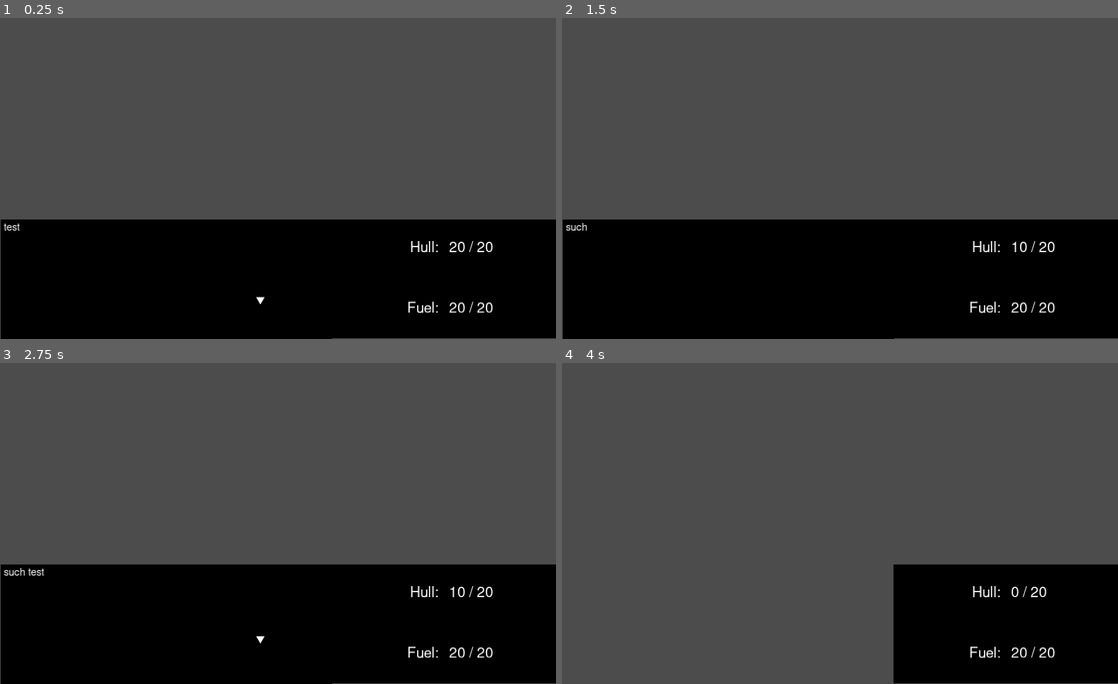
Above: before the commit, frames 1-4 (two rows, left to right).
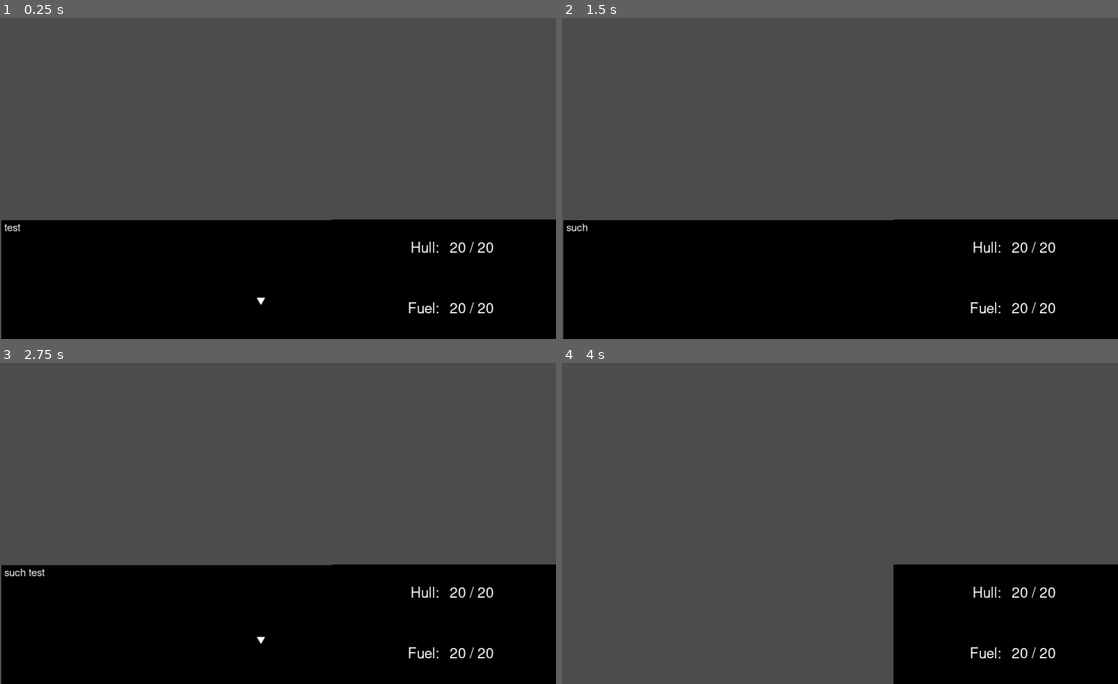
Above: after the commit, the same moments.

Repository: silverweed/ggj20
Game: Godot game, scene res://levels/Level.tscn
Same seed, same stepped clock (60 frames per second), same inputs: the game is played once before the commit and once after it.
Inputs:
- Up to frame 1 (0.25 s): no input
- Up to frame 2 (1.5 s): hold Z (advance_text) 0.53-1.28 s; tap Z (advance_text) at 1.35 s
- Up to frame 3 (2.75 s): click "OK, COOL STORY BRO" at 2 s
- Up to frame 4 (4 s): tap Enter at 2.75 s; hold Z (advance_text) 2.78-3.53 s; tap Space at 3.5 s; tap Z (advance_text) at 3.6 s

The runs differ from the first frame. In frame 1, 0.8% of the frame differs, in the area x 0-100%, y 62-100%; in frame 2, 0.8%; in frame 3, 0.8%; in frame 4, 0.6%.

Commit message:
add event parser

Diff:
--- /dev/null
+++ b/EventTypes.gd
@@ -0,0 +1,18 @@
+class_name EventTypes
+
+class Event:
+	var title: String
+	var description: String
+	var choices = [] # [Choice]
+
+
+class Event_Choice:
+	var description: String
+	var outcomes = [] # [Outcome]
+
+
+class Event_Outcome:
+	# An expression like "50 + speed * 2 - luck"
+	# Empty means "whatever % remains after subtracting all others"
+	var chance_expr: String
+	var linked_event: String
--- a/GameManager.gd
+++ b/GameManager.gd
@@ -8,6 +8,8 @@
 
 func _ready():
 	globals.events.load_events("events.txt")
+	EventParser.compute_chance_expr("3 + hull*2-3*fuel", Globals.stats_cur)
+	EventParser.compute_chance_expr("10*5", Globals.stats_cur)
 
 
 func _process(delta):
--- a/Globals.gd
+++ b/Globals.gd
@@ -7,13 +7,13 @@
 const FUEL_MAX = 20
 
 var stats_cur = {
-	"Hull": HULL_MAX,
-	"Fuel": FUEL_MAX
+	"hull": HULL_MAX,
+	"fuel": FUEL_MAX
 }
 
 var stats_max = {
-	"Hull": HULL_MAX,
-	"Fuel": FUEL_MAX
+	"hull": HULL_MAX,
+	"fuel": FUEL_MAX
 }
 
 var events: EventsDB
@@ -28,17 +28,40 @@
 
 
 func set_stat(name: String, value: int):
+	name = name.to_lower()
 	assert(stats_cur.has(name), "Inexisting stat " + name + "!")
-	assert(stats_max.has(name), "Inexisting stat " + name + "!")
 
 	stats_cur[name] = clamp(value, 0, stats_max[name])
 	emit_signal("stat_changed", name, value)
 
 
 func get_stat(name: String) -> int:
+	name = name.to_lower()
 	assert(stats_cur.has(name), "Inexisting stat " + name + "!")
+	return stats_cur[name]
+
+
+func add_stat_max(name: String, value: int):
+	set_stat_max(name, get_stat_max(name) + value)
+
+
+func set_stat_max(name: String, value: int):
+	name = name.to_lower()
 	assert(stats_max.has(name), "Inexisting stat " + name + "!")
-	return stats_cur[name]
+
+	stats_max[name] = value
+
+	# Ensure stat cur is not above max
+	var prev_stat = stats_cur[name]
+	stats_cur[name] = clamp(prev_stat, 0, stats_max[name])
+	if stats_cur[name] != prev_stat:
+		emit_signal("stat_changed", name, stats_cur[name])
+
+
+func get_stat_max(name: String) -> int:
+	name = name.to_lower()
+	assert(stats_max.has(name), "Inexisting stat " + name + "!")
+	return stats_max[name]
 
 
 enum Gameover_State {
@@ -48,10 +71,10 @@
 }
 
 func check_gameover():
-	if stats_cur["Hull"] <= 0:
+	if stats_cur["hull"] <= 0:
 		return Gameover_State.Hull_Depleted
 
-	if stats_cur["Fuel"] <= 0:
+	if stats_cur["fuel"] <= 0:
 		return Gameover_State.Fuel_Depleted
 
 	return Gameover_State.Not_Game_Over
--- /dev/null
+++ b/events/EventParser.gd
@@ -0,0 +1,317 @@
+class_name EventParser
+
+static func parse_all_events(file: File): # -> Dict(name -> Event)
+	var events = {}
+	# Format:
+	#   event event_name # comment is ignored
+	#   title Event Title (more than 1 word allowed)
+	#   ---
+	#   event description (multiline allowed)
+	#   ---
+	#   > Choice A
+	#     [expr] outcome_1
+	#     ...
+	#     []     outcome_N
+	#   > ...
+	#   end
+	# ...repeats
+	var cur_event: EventTypes.Event = null
+	var cur_event_key = ""
+	var started_desc = false
+	var desc = ""
+	var cur_choice: EventTypes.Event_Choice = null
+	while !file.eof_reached():
+		var line = file.get_line()
+
+		if started_desc:
+			if line.begins_with("---"):
+				started_desc = false
+				cur_event.description = desc
+				desc = ""
+			else:
+				desc += line + "\n"
+			continue
+
+		var noncomment_comment = line.split("#", true, 2)
+		line = noncomment_comment[0].strip_edges()
+
+		if line.begins_with("event"):
+			if cur_event != null:
+				print("[syntax_error] previous event wasn't ended when read 'event'")
+				break
+			cur_event = EventTypes.Event.new()
+			cur_event_key = line.trim_prefix("event").strip_edges()
+
+		elif line.begins_with("title"):
+			if cur_event == null:
+				print("[syntax_error] found 'title' not belonging to any event")
+				break
+			cur_event.title = line.trim_prefix("title").strip_edges()
+
+		elif line.begins_with("---"):
+			assert(!started_desc)
+			if cur_event.description.length() > 0:
+				print("[syntax_error] event description started more than once")
+				break
+			started_desc = true
+
+		elif line.begins_with(">"):
+			if cur_choice != null:
+				cur_event.choices.push_back(cur_choice)
+			cur_choice = EventTypes.Event_Choice.new()
+			cur_choice.description = line.trim_prefix(">").strip_edges()
+
+		elif line.begins_with("["):
+			if cur_choice == null:
+				print("[syntax_error] found outcome line outside a choice")
+				break
+			line = line.trim_prefix("[")
+			var tokens = line.split("]")
+			if tokens.size() != 2:
+				print("[syntax_error] invalid line [", line)
+				break
+
+			var outcome = EventTypes.Event_Outcome.new();
+			outcome.chance_expr = tokens[0].trim_suffix("]").strip_edges()
+			outcome.linked_event = tokens[1].strip_edges()
+			cur_choice.outcomes.push_back(outcome)
+
+		elif line == "end":
+			if cur_choice != null:
+				cur_event.choices.push_back(cur_choice)
+			events[cur_event_key] = cur_event
+			cur_event = null
+			cur_event_key = ""
+			cur_choice = null
+
+
+	if cur_event != null:
+		print("[warning] Not all events were parsed correctly.")
+
+	return events
+
+
+# stats: { String => int }
+# returns: a number obtained by parsing the expression, which represents
+# a 100-based percentage
+static func compute_chance_expr(chance_expr: String, stats) -> float:
+	# chance_expr can contain:
+	#   number
+	#   ident (stat name)
+	#   operator (+ - *)
+	# operators have their usual precedence.
+	print("parsing ", chance_expr)
+	var tokens = tokenize_chance_expr(chance_expr)
+#	debug_print_tokens(tokens)
+
+	# FIRST PASS: process mul
+	var cur = 0
+	var left = NAN
+	# list of semi-processed tokens
+	var partial = []
+	var cur_op = null
+	var state = Parser_State.Start
+	while cur < len(tokens):
+		var token = tokens[cur]
+
+		match state:
+			Parser_State.Start:
+				if is_op(token.type):
+					print("[syntax_error] unexpected operator ", token.value, " in stream")
+					return 0.0
+
+				left = parse_val(token, stats)
+				state = Parser_State.WantOp
+
+			Parser_State.WantOp:
+				if !is_op(token.type):
+					print("[syntax_error] expected operator but got ", token.value, " instead")
+					return 0.0
+
+				if token.type == Token_Type.Mul:
+					cur_op = token.type
+					state = Parser_State.WantNotOp
+				else:
+					partial.push_back(Token.new(Token_Type.Num, left))
+					partial.push_back(token)
+					state = Parser_State.Start
+
+			Parser_State.WantNotOp:
+				if is_op(token.type):
+					print("[syntax_error] unexpected operator ", token.value, " in stream")
+					return 0.0
+
+				var val = parse_val(token, stats)
+				left *= val
+				state = Parser_State.WantOp
+
+		cur += 1
+
+	if state == Parser_State.WantNotOp:
+		print("[syntax_error] incomplete expression ", chance_expr)
+		return 0.0
+	else:
+		partial.push_back(Token.new(Token_Type.Num, left))
+
+#	print("partial:")
+#	debug_print_tokens(partial)
+
+	# SECOND PASS: process + and -
+	cur = 0
+	cur_op = null
+	state = Parser_State.Start
+	while cur < len(partial):
+		var token = partial[cur]
+
+		match state:
+			Parser_State.Start:
+				if is_op(token.type):
+					print("[syntax_error] unexpected operator ", token.value, " in stream")
+					return 0.0
+
+				left = parse_val(token, stats)
+				state = Parser_State.WantOp
+
+			Parser_State.WantOp:
+				if !is_op(token.type):
+					print("[syntax_error] expected operator but got ", token.value, " instead")
+					return 0.0
+
+				assert(token.type != Token_Type.Mul)
+				cur_op = token.type
+				state = Parser_State.WantNotOp
+
+			Parser_State.WantNotOp:
+				if is_op(token.type):
+					print("[syntax_error] unexpected operator ", token.value, " in stream")
+					return 0.0
+
+				var val = parse_val(token, stats)
+				match cur_op:
+					Token_Type.Plus:
+						left += val
+					Token_Type.Minus:
+						left -= val
+				state = Parser_State.WantOp
+
+		cur += 1
+
+	if state == Parser_State.WantNotOp:
+		print("[syntax_error] incomplete expression ", chance_expr)
+		return 0.0
+
+	print("final: ", left)
+
+	return clamp(left, 0.0, 100.0)
+
+
+static func is_op(token_type) -> bool:
+	return token_type == Token_Type.Plus || \
+		token_type == Token_Type.Minus || \
+		token_type == Token_Type.Mul
+
+
+static func parse_val(token: Token, stats) -> float:
+	if token.type == Token_Type.Ident:
+		print("[note] ", token.value, " = ", stats[token.value])
+		return stats[token.value]
+	elif token.type == Token_Type.Num:
+		return token.value
+	else:
+		assert(false)
+		return 0.0
+
+
+enum Parser_State {
+	Start,
+	WantOp,
+	WantNotOp
+}
+
+enum Token_Type {
+	Num, Ident, Plus, Minus, Mul
+}
+
+class Token:
+	var type # Token_Type
+	var value
+
+	func _init(ty, val = null):
+		self.type = ty
+		self.value = val
+
+
+static func tokenize_chance_expr(chance_expr: String): # -> [Token]
+	var tokens = [] # [Token]
+	var cur: int = 0
+	var leng: int = chance_expr.length()
+	while cur < leng:
+		var ch = chance_expr[cur]
+
+		if ch.is_valid_float():
+			var ret = parse_num(chance_expr, cur)
+			tokens.push_back(Token.new(Token_Type.Num, ret[0]))
+			cur += ret[1]
+
+		elif ch == '+':
+			tokens.push_back(Token.new(Token_Type.Plus, "+"))
+			cur += 1
+		elif ch == '-':
+			tokens.push_back(Token.new(Token_Type.Minus, "-"))
+			cur += 1
+		elif ch == '*':
+			tokens.push_back(Token.new(Token_Type.Mul, "*"))
+			cur += 1
+
+		elif ch == ' ' or ch == '\t' or ch == '\n' or ch == '\r':
+			cur += 1
+
+		else:
+			var ret = parse_ident(chance_expr, cur)
+			tokens.push_back(Token.new(Token_Type.Ident, ret[0]))
+			cur += ret[1]
+
+	return tokens
+
+
+# returns [parsed_num, cursor advance]
+static func parse_num(s: String, cur: int):
+	var accum = float(s[cur])
+	var adv = 1
+	while cur + adv < s.length():
+		var ch = s[cur + adv]
+		if !ch.is_valid_float():
+			break
+
+		accum *= 10
+		accum += float(ch)
+		adv += 1
+
+	return [accum, adv]
+
+
+# returns [parsed_ident, cursor advance]
+static func parse_ident(s: String, cur: int):
+	var ident = s[cur]
+	var adv = 1
+	while cur + adv < s.length():
+		var ch = s[cur + adv]
+		if " \t\n\r+-*".find(ch) >= 0:
+			break
+
+		ident += ch
+		adv += 1
+
+	return [ident, adv]
+
+
+static func debug_print_tokens(tokens):
+	var names = [
+		"TOK_NUM",
+		"TOK_IDENT",
+		"TOK_PLUS",
+		"TOK_MINUS",
+		"TOK_MUL"
+	]
+	for token in tokens:
+		print(names[token.type], " ", token.value)
--- a/events/EventsDB.gd
+++ b/events/EventsDB.gd
@@ -1,9 +1,6 @@
 class_name EventsDB
 extends Node
 
-class Event:
-	var title: String
-	var description: String
 
 var events = {}
 
@@ -11,58 +8,29 @@
 	return events.has(name)
 
 
-func get(name: String) -> Event:
+func get(name: String) -> EventTypes.Event:
 	return events[name]
 
 
 func load_events(fname: String):
 	var f = File.new()
+	assert(f.file_exists(fname), "File " + fname + " not found!")
 	f.open(fname, File.READ)
-	events = parse_all_events(f)
+	events = EventParser.parse_all_events(f)
 	f.close()
+	debug_print_events(events)
 
 
-func parse_all_events(file: File): # -> Dict(name -> Event)
-	var events = {}
-	# Format:
-	#   $event event_name
-	#   $title Event Title (more than 1 word allowed)
-	#   ---
-	#   event description (multiline allowed)
-	#   ---
-	# ...repeats
-	var cur_event: Event = null
-	var cur_event_key = ""
-	var started_desc = false
-	var desc = ""
-	while !file.eof_reached():
-		var line = file.get_line().strip_edges()
-		if line.begins_with("$event"):
-			if cur_event != null:
-				print("[syntax_error] previous event wasn't ended when read '$event'")
-				break
-			cur_event = Event.new()
-			cur_event_key = line.trim_prefix("$event").strip_edges()
-		elif line.begins_with("$title"):
-			if cur_event == null:
-				print("[syntax_error] found '$title' not belonging to any event")
-				break
-			cur_event.title = line.trim_prefix("$title").strip_edges()
-		elif line.begins_with("---"):
-			if started_desc:
-				started_desc = false
-				cur_event.description = desc
-				events[cur_event_key] = cur_event
-				cur_event = null
-				desc = ""
-				cur_event_key = ""
-			else:
-				started_desc = true
-		elif started_desc:
-			desc += line + "\n"
 
-
-	if cur_event != null:
-		print("[warning] Not all events were parsed correctly.")
-
-	return events
+func debug_print_events(evts):
+	for key in evts:
+		var event: EventTypes.Event = events[key]
+		print("event ", key)
+		print("title ", event.title)
+		print("---")
+		print(event.description)
+		print("---")
+		for choice in event.choices:
+			print(" > ", choice.description)
+			for outcome in choice.outcomes:
+				print("[", outcome.chance_expr, "] ", outcome.linked_event)
--- a/levels/Level.tscn
+++ b/levels/Level.tscn
@@ -11,6 +11,10 @@
 [node name="CanvasLayer" type="CanvasLayer" parent="."]
 
 [node name="HUD" parent="CanvasLayer" instance=ExtResource( 2 )]
+margin_left = 0.647095
+margin_top = 0.0622862
+margin_right = 0.647095
+margin_bottom = 0.0622559
 
 [node name="EventUI" parent="CanvasLayer" instance=ExtResource( 3 )]
 visible = false
--- a/project.godot
+++ b/project.godot
@@ -14,6 +14,16 @@
 "language": "GDScript",
 "path": "res://ui/dialogs/DialogBox.gd"
 }, {
+"base": "Reference",
+"class": "EventParser",
+"language": "GDScript",
+"path": "res://events/EventParser.gd"
+}, {
+"base": "Reference",
+"class": "EventTypes",
+"language": "GDScript",
+"path": "res://EventTypes.gd"
+}, {
 "base": "Node",
 "class": "EventsDB",
 "language": "GDScript",
@@ -21,6 +31,8 @@
 } ]
 _global_script_class_icons={
 "DialogBox": "",
+"EventParser": "",
+"EventTypes": "",
 "EventsDB": ""
 }
 
--- a/ui/EventUI.gd
+++ b/ui/EventUI.gd
@@ -17,6 +17,6 @@
 	description.display_all(event_description.split("\n\n"))
 
 
-func on_event_started(event: EventsDB.Event):
+func on_event_started(event: EventTypes.Event):
 	event_description = event.description
 	show()
--- a/ui/StatEntry.gd
+++ b/ui/StatEntry.gd
@@ -7,7 +7,7 @@
 
 func _ready():
 	assert(stat_name.length() > 0, "Empty stat name on StatEntry!")
-	$HBoxContainer/StatName.text = stat_name + ":"
+	$HBoxContainer/StatName.text = stat_name.capitalize() + ":"
 
 	update_stat_value()
 
@@ -20,7 +20,5 @@
 
 
 func update_stat_value():
-	var stats = globals.stats_cur
-	var mstats = globals.stats_max
-	assert(stats.has(stat_name), "No stat named " + stat_name + "!")
-	stat_value.text = str(stats[stat_name]) + " / " + str(mstats[stat_name])
+	stat_value.text = str(globals.get_stat(stat_name)) + \
+			" / " + str(globals.get_stat_max(stat_name))
Not shown, changed: events.txt
